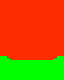
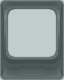
The second 64×80 image is a revision of the first. Changes to its layers:
hid "Christmas" over [0, 0, 64, 80]
showed "Gray" over [0, 0, 64, 80]
removed layer "start_border.png" over [0, 0, 64, 80]
added layer "start_border.png #2" over [0, 0, 64, 80]
